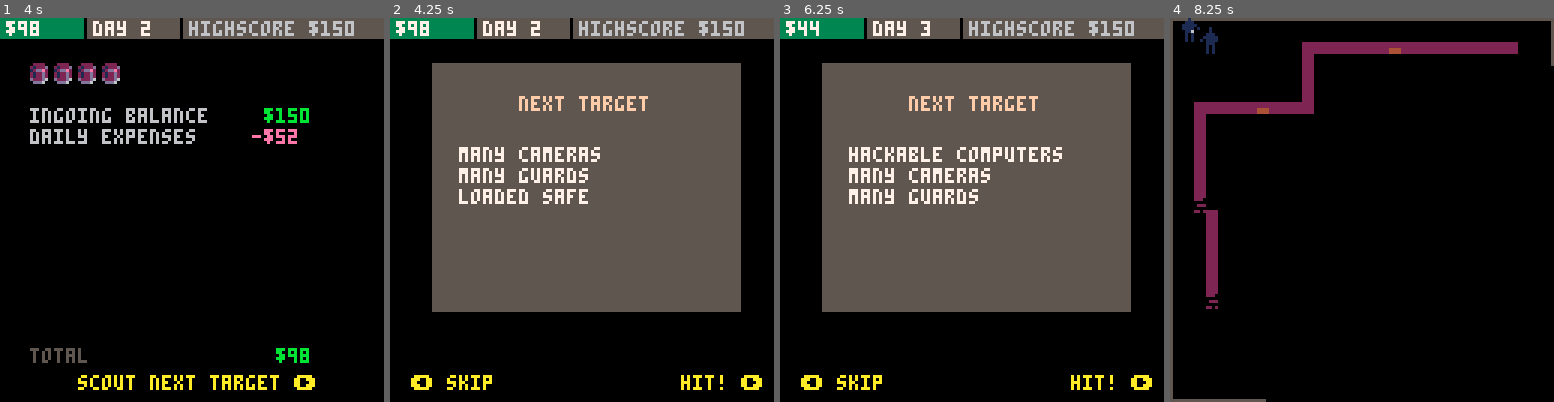
Above: before the commit, frames 1-4 (left to right).
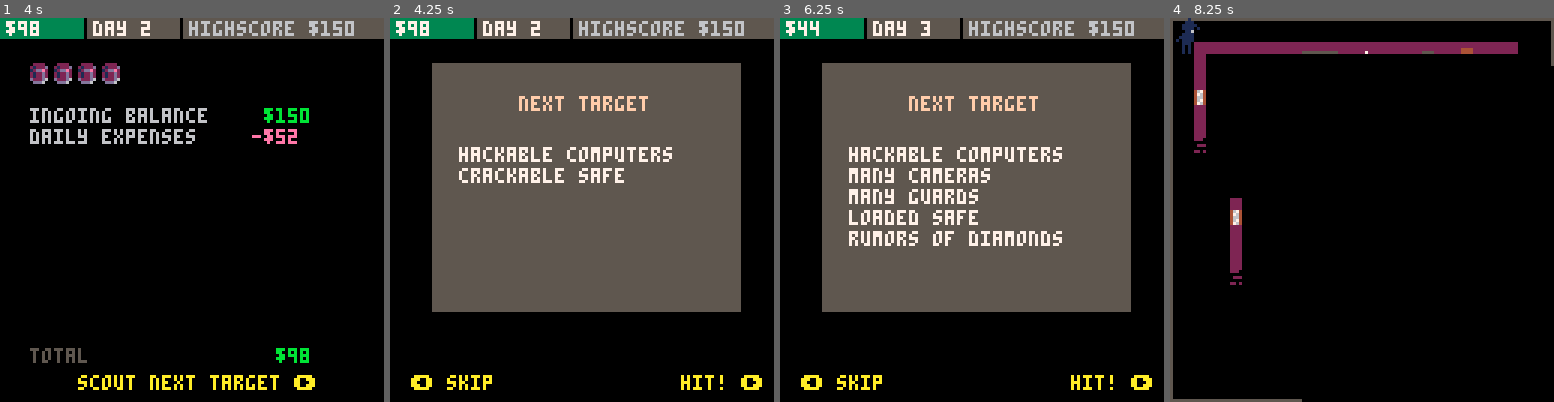
Above: after the commit, the same moments.

Repository: ironchestgames/pico-8-carts
Game: PICO-8 cartridge stealth.p8
Two runs of this game, one before a commit and one after it. Both use one fixed random seed, a clock stepped at 60 frames per second and the inputs below.
Inputs:
- Up to frame 1 (4 s): tap X (X key) at 0.33, 1.07, 1.85, 2.97 s; tap O (Z key) at 0.7, 1.7, 2.1, 2.5, 2.9, 3.3, 3.7 s; hold Right 1.6-2.1 s; hold Up 2.15-2.42 s; hold Right 2.47-3.03 s; hold Left 3.08-3.58 s; hold Down 3.63-3.97 s
- Up to frame 2 (4.25 s): hold Right from 4.02 s (still down); tap X (X key) at 4.08 s; tap O (Z key) at 4.1 s
- Up to frame 3 (6.25 s): tap O (Z key) every 0.4 s from 4.5 to 6.1 s; release Right at 4.68 s; hold Up 4.73-5.03 s; hold Left 5.08-5.68 s; tap X (X key) at 5.2 s; hold Down 5.73-6.03 s; hold Right from 6.08 s (still down)
- Up to frame 4 (8.25 s): tap X (X key) at 6.32, 7.43 s; tap O (Z key) every 0.4 s from 6.5 to 8.1 s; release Right at 6.58 s; hold Right 6.63-7.13 s; hold Up 7.18-7.45 s; hold Right 7.5-8.07 s; hold Left from 8.12 s (still down)

Frame 1 is identical in both runs. In frame 2, 1.9% of the frame differs, in the area x 17-74%, y 33-49%; in frame 3, 1.6%; in frame 4, 4.9%, in the area x 1-79%, y 2-100%.

Commit message:
stealth - add pillar, remove hacklength

Diff:
--- a/stealth.p8
+++ b/stealth.p8
@@ -240,14 +240,13 @@
 
 
 
-local hacklength=s2t'.cute cat pictures;1;.blackmail material;3;.company secrets;5;.classified files;8;'
 local function computer(_p,_o,_tmp)
  _p.workingstate='hacking'
  if ispoweron then
   if not _tmp.action_c then
    _tmp.seq,_tmp.action_c,_tmp.state={},0,'booting'
    makesound(_p,11)
-   local _l=hacklength['company secrets']+flr(rnd(4))
+   local _l=6+flr(rnd(8))
    for _i=1,_l do
     local _n=0
     repeat
@@ -845,6 +844,11 @@
    end
   end
  end
+
+ -- add pillar
+ local _pillarx,_pillary=flr(rnd(32)),flr(rnd(31))
+ floor[_pillary*32+_pillarx]=2
+ floor[(_pillary+1)*32+_pillarx]=2
 
  -- add outside fusebox
  local _fbi=(_ystart+_h-1)*32+_xstart+2
